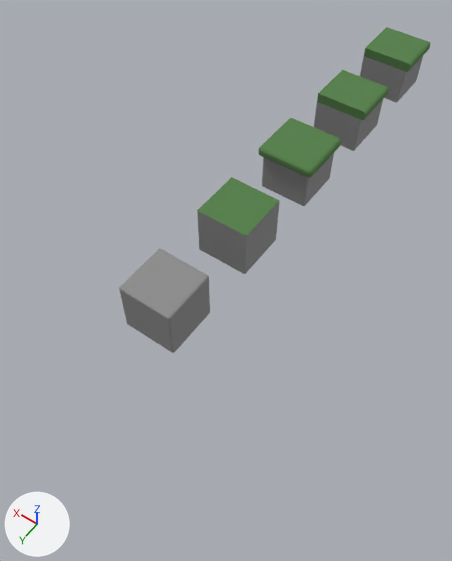
The Blender file Assets/3D/Models/Ground/sol_island_3D_v3 2.blend as it was, and as the next commit left it.
Both versions are drawn from a 50 mm camera at (-4.71, 3.76, 8.58) aimed at (-0.7, -1.85, -0.23). The lights are fixed; the arrows at lower left show +X, +Y and +Z.

In view in the first picture: 'center.base', 'corner.base', 'full.base', 'square.base', 'square.rock'.
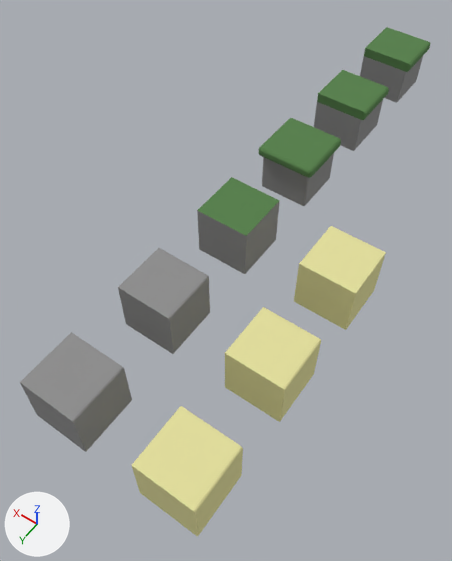
Edits to the bpy script that builds the scene:
```text
Add mat_sand:
    mat_sand = principled_material('Sand')
    mat_sand.base_color = (0.8, 0.766, 0.349)  # beige #e7e39f
    mat_sand.roughness = 1.0
Add mat_roche_002:
    mat_roche_002 = principled_material('Roche.002')
    mat_roche_002.base_color = (0.283, 0.283, 0.283)  # grey #919191
    mat_roche_002.roughness = 1.0
Add me_cube_013:
    me_cube_013.from_pydata(...)  # a box spanning x -0.5..0.5, y -0.5..0.5, z -0.5..0.5
    me_cube_013.materials.append(mat_sand)  # beige #e7e39f
Add me_cube_012:
    me_cube_012.from_pydata(...)  # 80 vertices, 69 faces; spans x -0.5..0.5, y -0.5..0.5, z -0.5..0.5
    me_cube_012.materials.append(mat_sand)  # beige #e7e39f
Add me_cube_011:
    me_cube_011.from_pydata(...)  # 28 vertices, 16 faces; spans x -0.5..0.5, y -0.5..0.5, z -0.5..0.5
    me_cube_011.materials.append(mat_sand)  # beige #e7e39f
Add me_cube_008:
    me_cube_008.from_pydata(...)  # 28 vertices, 16 faces; spans x -0.5..0.5, y -0.5..0.5, z -0.5..0.5
    me_cube_008.materials.append(mat_roche_002)  # grey #919191
Add ob_sand_top:
    ob_sand_top = bpy.data.objects.new('sand_top', me_cube_013)
    ob_sand_top.location = (-2.5, -2.5, 0.5)
Add ob_sand_corner:
    ob_sand_corner = bpy.data.objects.new('sand_corner', me_cube_012)
    ob_sand_corner.location = (-2.5, -0.5, 0.5)
Add ob_sand_center:
    ob_sand_center = bpy.data.objects.new('sand_center', me_cube_011)
    ob_sand_center.location = (-2.5, 1.5, 0.5)
Add ob_base_center:
    ob_base_center = bpy.data.objects.new('base_center', me_cube_008)
    ob_base_center.location = (-0.5, 1.5, 0.5)
```

Changed parts and their boxes [x1, y1, x2, y2] in the pictures (452 x 561 px):
'sand_center', added (beige): after [131, 406, 243, 536]
'base_center', added: after [20, 332, 132, 452]
'sand_corner', added (beige): after [225, 307, 321, 422]
'sand_top', added (beige): after [294, 226, 386, 330]
